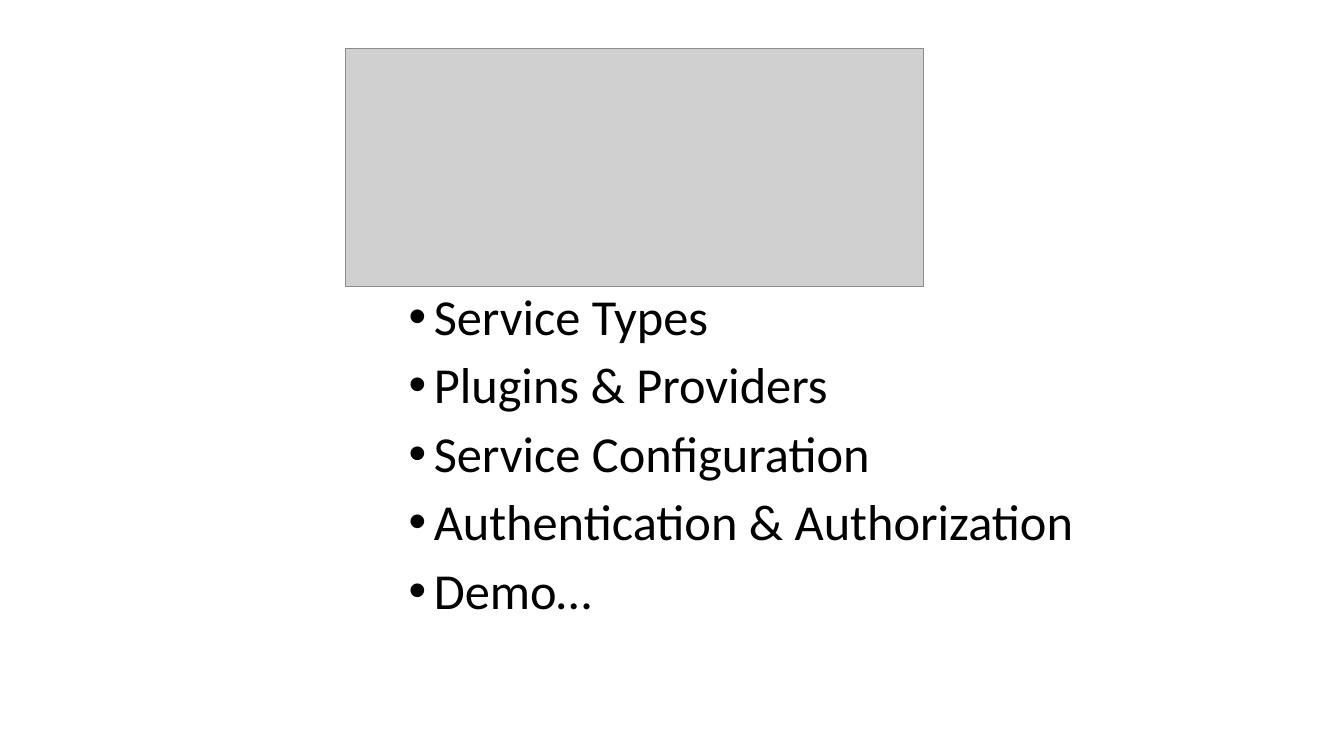
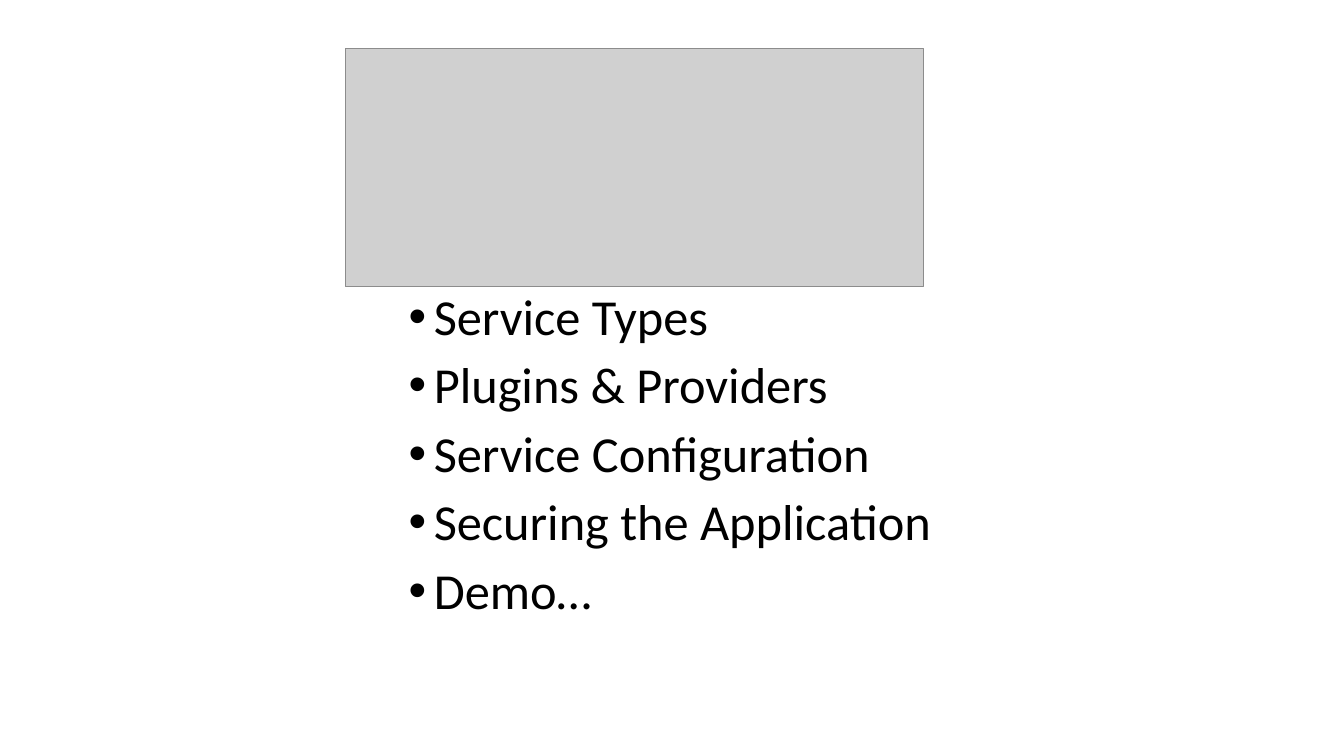
Before and after one commit to DHI/DomainServicesCourse, a slide deck: slide 3 of Presentations/DS-course-2-backend-basics.pptx. Drawn at 1344x756 pixels with LibreOffice and Linux fonts; fonts in the diff are those of the drawing; grey boxes stand for pictures. Boxes give left, top, right and bottom in pixels: in the first picture for what was removed or moved away, otherwise in the second. Text is boxed around its words. In the diff, an @@ line names an element or a change of style, - is before the commit and + after.

```diff
--- a/Presentations/DS-course-2-backend-basics.pptx
+++ b/Presentations/DS-course-2-backend-basics.pptx
@@ text at (434, 505, 931, 549): text changed @@
-• Authentication & Authorization
+• Securing the Application
```
Also in this commit, not shown: 8 other slides changed, 9 slides added, 5 slides removed, 1 other file.
